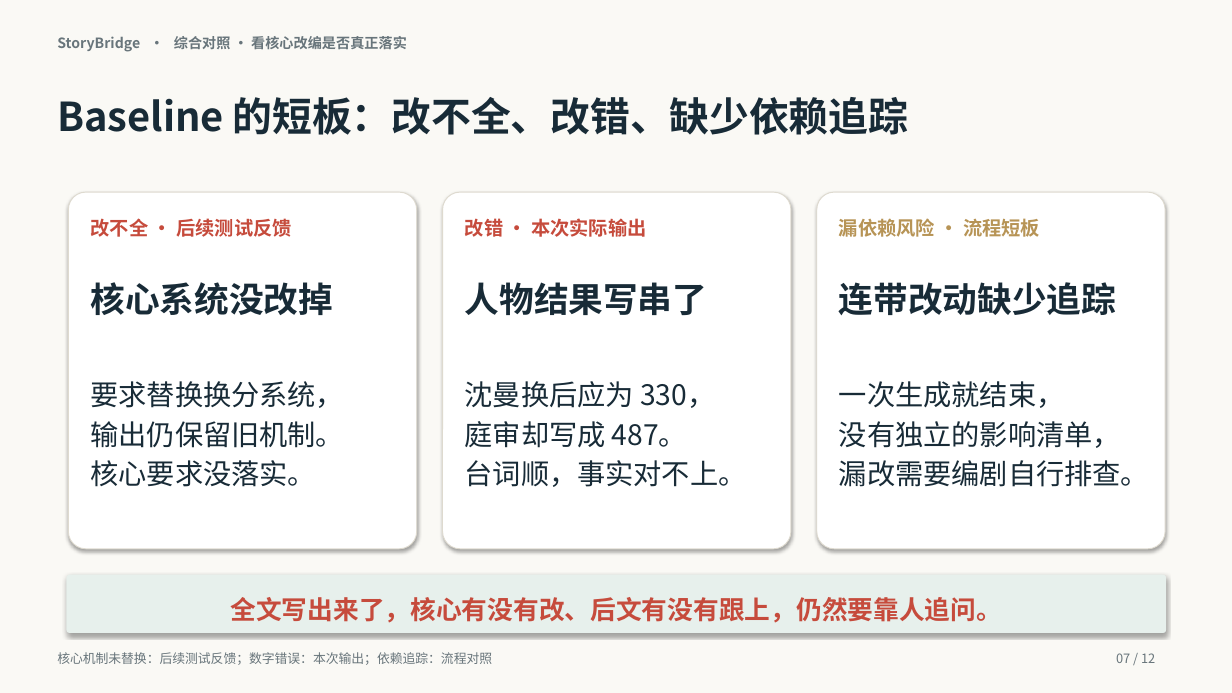
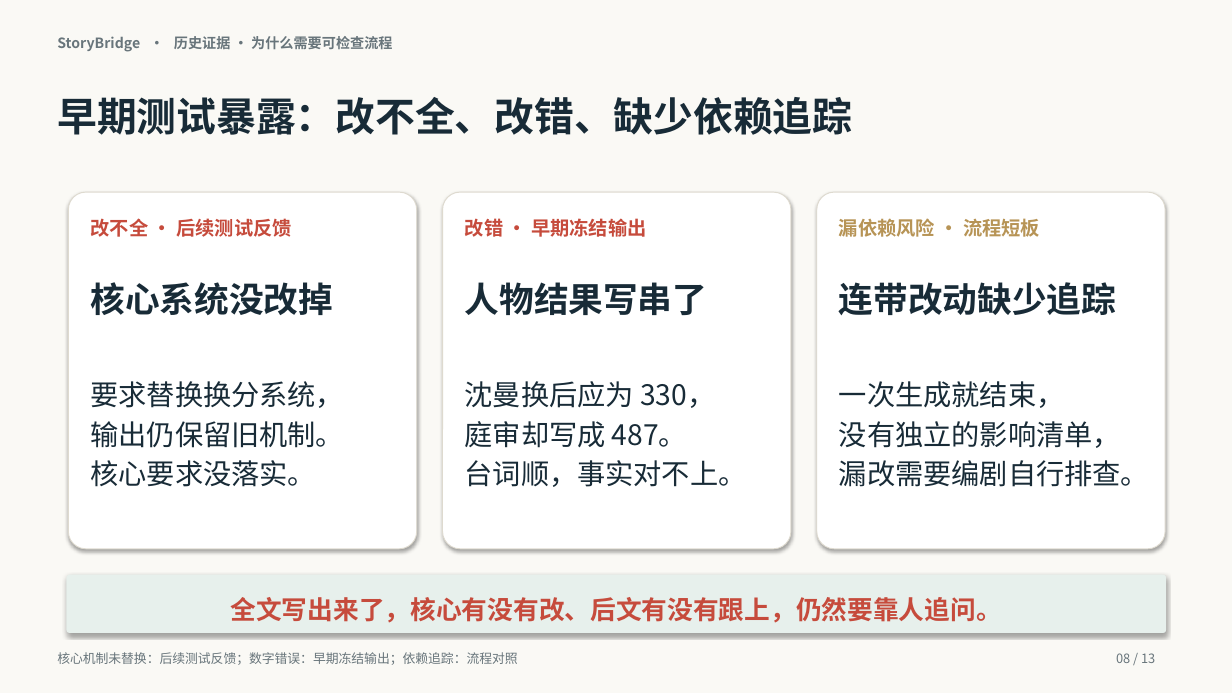
Before and after one commit to catlove3/storybridge, a slide deck: slide 8 of presentation/StoryBridge_智理杯_5分钟展示.pptx (slide 7 before the commit). Drawn at 1232x693 pixels with LibreOffice and Linux fonts; fonts in the diff are those of the drawing. Boxes give left, top, right and bottom in pixels: in the first picture for what was removed or moved away, otherwise in the second. Text is boxed around its words. In the diff, an @@ line names an element or a change of style, - is before the commit and + after.

```diff
--- a/presentation/StoryBridge_智理杯_5分钟展示.pptx
+++ b/presentation/StoryBridge_智理杯_5分钟展示.pptx
@@ text at (57,36,392,52): text changed @@
-StoryBridge · 综合对照 · 看核心改编是否真正落实
+StoryBridge · 历史证据 · 为什么需要可检查流程
@@ text at (57,97,852,135): text changed @@
-Baseline 的短板：改不全、改错、缺少依赖追踪
+早期测试暴露：改不全、改错、缺少依赖追踪
@@ text at (465,218,646,237): text changed @@
-改错 · 本次实际输出
+改错 · 早期冻结输出
@@ text at (57,652,517,665): text changed @@
-核心机制未替换：后续测试反馈；数字错误：本次输出；依赖追踪：流程对照
+核心机制未替换：后续测试反馈；数字错误：早期冻结输出；依赖追踪：流程对照
@@ text at (1116,653,1155,663): text changed @@
-07 / 12
+08 / 13
```
Also in this commit, not shown: 9 other slides changed, 4 slides added, 3 slides removed, 24 other files.
